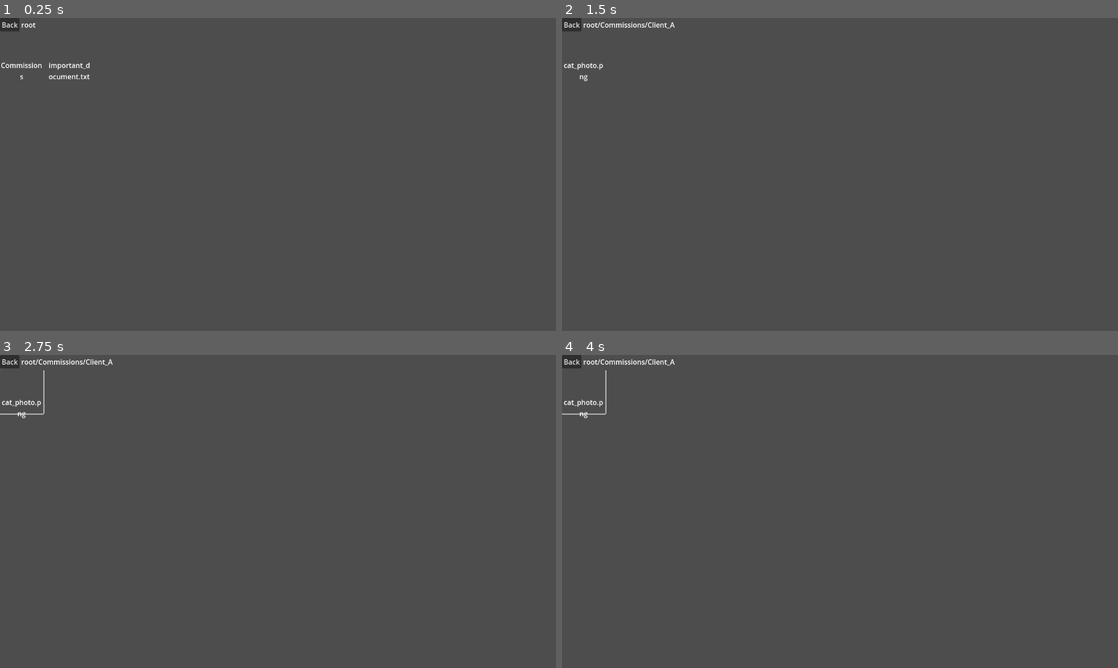
Above: before the commit, frames 1-4 (two rows, left to right).
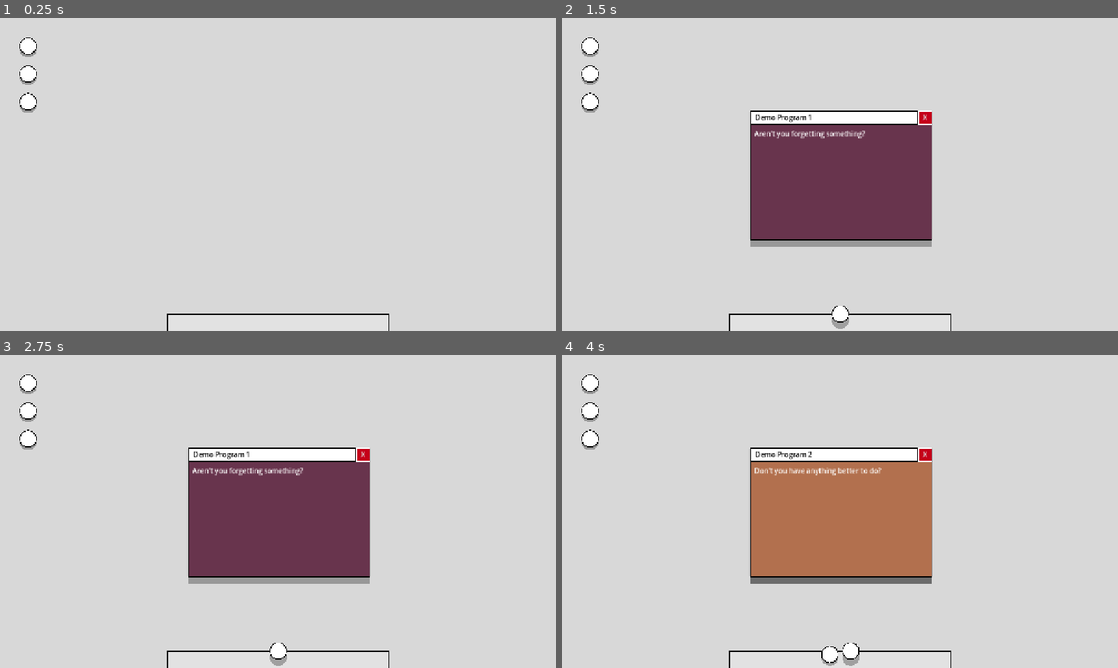
Above: after the commit, the same moments.

Repository: MunnChai/GMTKGameJam2025
Game: Godot game, scene res://game.tscn
Two runs of this game, one before a commit and one after it. Both use one fixed random seed, a clock stepped at 60 frames per second and the inputs below. Before the commit the project starts from res://apps/file_explorer_app/file_explorer_app.tscn.
Inputs (mouse positions are in pixels of both pictures, inside the frame that each line leads up to):
- Up to frame 1 (0.25 s): no input
- Up to frame 2 (1.5 s): click (589, 46) at 0.52 s; click (584, 55) at 1.27 s
- Up to frame 3 (2.75 s): click (22, 392) at 2.02 s
- Up to frame 4 (4 s): click (589, 383) at 2.77 s; click (584, 392) at 3.52 s

The runs differ from the first frame. In frame 1, 100% of the frame differs, in the area x 0-100%, y 0-100%; in frame 2, 100%; in frame 3, 100%; in frame 4, 100%.

Commit message:
Add game scene, make viewport scale up, fix drag on resized screen

Diff:
--- a/game/gmtkgamejam2025/desktop/desktop.tscn
+++ b/game/gmtkgamejam2025/desktop/desktop.tscn
@@ -16,15 +16,9 @@
 [node name="CanvasLayer" type="CanvasLayer" parent="."]
 
 [node name="DesktopBg" type="ColorRect" parent="CanvasLayer"]
-anchors_preset = 8
-anchor_left = 0.5
-anchor_top = 0.5
-anchor_right = 0.5
-anchor_bottom = 0.5
-offset_left = -3140.0
-offset_top = -2860.0
-offset_right = 1860.0
-offset_bottom = 2140.0
+anchors_preset = 15
+anchor_right = 1.0
+anchor_bottom = 1.0
 grow_horizontal = 2
 grow_vertical = 2
 mouse_filter = 2
--- a/game/gmtkgamejam2025/desktop/shortcut_icon/shortcut_icon.gd
+++ b/game/gmtkgamejam2025/desktop/shortcut_icon/shortcut_icon.gd
@@ -78,3 +78,5 @@
 		target_pos += Vector2.UP * 6.0
 
 	%Circle.position = MathUtil.decay(%Circle.position, target_pos, 15.0, delta)
+
+	## TODO: Update icon with icon texture specified in the window
--- a/game/gmtkgamejam2025/desktop/window/desktop_window.gd
+++ b/game/gmtkgamejam2025/desktop/window/desktop_window.gd
@@ -20,12 +20,16 @@
 ## Capable of being opened, moved, set active, and closed
 ## ---
 ## NOTE: TO CREATE A NEW WINDOW
+## Reference the test window...
+
 ## - Extend this script (Don't make an inherited scenes unless needed, those are kinda scuffed)
 ## - Create a new scene using a ReferenceRect node
 ## - Attach this script
 ## - Set the ReferenceRect size to encompass the content (used for mouse detection)
 ## - Make sure that all CONTROL NODES in your content use Mouse: Pass (Propogate Up),
 ##   so that all mouse events will be able to be detected by the window
+## - If using JuicePivot (for tweening/rotation), make sure all content is a child of that
+##   (including the window bar) and make sure that the JuicePivot is in the center!
 ## ---
 
 @export var window_bar: WindowBar
@@ -112,8 +116,8 @@
 
 	if event is InputEventMouseMotion:
 		if is_dragging:
-			target_pos += event.screen_relative
-			drag_moved.emit(event.screen_relative)
+			target_pos += event.relative
+			drag_moved.emit(event.relative)
 			constrain_to_viewport()
 
 ## CONSTRAIN WINDOW MOVEMENT
--- a/game/gmtkgamejam2025/desktop/window/test_window/test_window.gd
+++ b/game/gmtkgamejam2025/desktop/window/test_window/test_window.gd
@@ -6,6 +6,22 @@
 ## A window to demonstrate how to setup a window
 ## Create by executing the hello_world program from desktop
 ## ---
+
+## NOTE:
+## - Set the Window reference rect to encompass the entire area of the window
+## (INCLUDING the WindowBar). This is used for detecting mouse clicks for focus.
+## - Have the window start in the top-left corner, like you see here...
+## - For juice, attach the juice pivot in the middle of the window content,
+##   so that rotation and scaling of windows works correctly. Have ALL VISIBLE CONTENT
+##   be a child of this control node.
+## - Include whatever content you would like, though I recommend keeping the shadow panel
+##   and definitely the WindowBar
+## - Assign the WindowBar in the export for this window, so it knows to drag/close
+## - Put whatever app you have below the WindowBar
+
+## ALSO: NOTE: Make sure that all control nodes in any child scene use mouse mode
+## of Ignore or Pass (Propogate Up). Stop will prevent this window from recieving focus
+## if it is clicked, because it won't be able to detect that the mouse is hovering over it!
 
 var demo_strings := [
 	"Hello world!",
--- /dev/null
+++ b/game/gmtkgamejam2025/game.tscn
@@ -0,0 +1,7 @@
+[gd_scene load_steps=2 format=3 uid="uid://nc4dkxqnh35a"]
+
+[ext_resource type="PackedScene" uid="uid://gcnldcw80wn6" path="res://desktop/desktop.tscn" id="1_80nbo"]
+
+[node name="Game" type="Node2D"]
+
+[node name="Desktop" parent="." instance=ExtResource("1_80nbo")]
--- a/game/gmtkgamejam2025/project.godot
+++ b/game/gmtkgamejam2025/project.godot
@@ -11,7 +11,7 @@
 [application]
 
 config/name="GMTKGameJam2025"
-run/main_scene="uid://chx03v1b1ftmr"
+run/main_scene="uid://nc4dkxqnh35a"
 config/features=PackedStringArray("4.4", "GL Compatibility")
 config/icon="res://icon.svg"
 
@@ -19,6 +19,7 @@
 
 window/size/viewport_width=1280
 window/size/viewport_height=720
+window/stretch/mode="canvas_items"
 
 [input]
 
Not shown: 1 places in game/gmtkgamejam2025/desktop/desktop.tscn that only renumber resources
